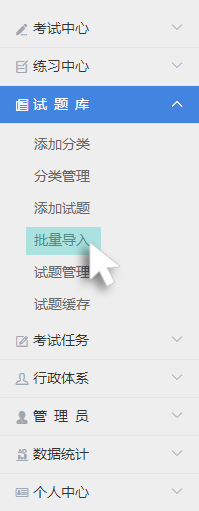
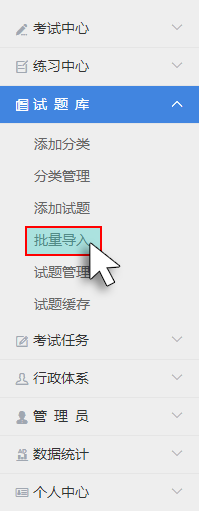
Comparing the layer stacks of the two 199×511 images. Changes:
added layer "图层 5" in group "菜单子项指示层" over [25,226,102,256]
